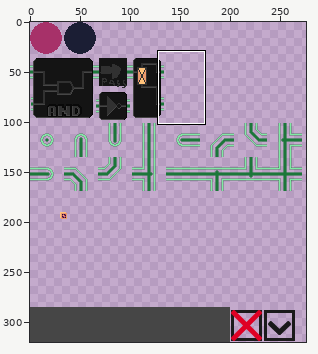
Edited in one commit: sprite sheet (assets/sprite_map.png). Above: a wide view before the commit, with the close-up outlined.
Close-up. As it was:
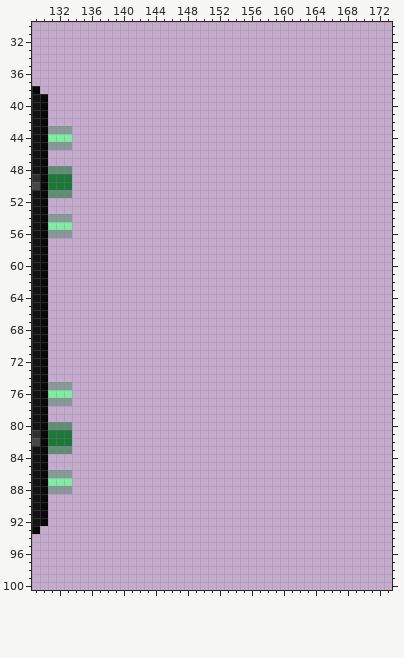
The file is 320x320 pixels. Pixels under 10% opacity are left out. Colours within 5 levels of each other are drawn and written as one. Shown: x 129..173, y 30..100. The wide view leaves out empty margins.
Now the later version:
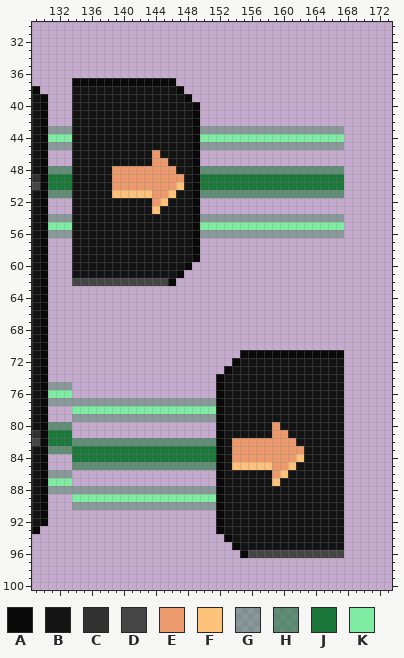
Palette (. is transparent): A #090909  B #141414  C #313131  D #464646  E #ec9a6d  F #ffc27a  G #1c773a5a  H #1c773a96  J #1c773a  K #7feba3
Change:
@@ x 129..173 @@
  36 .............................................
- 37 .............................................
- 38 A............................................
- 39 BA...........................................
- 40 BA...........................................
- 41 BA...........................................
- 42 BA...........................................
- 43 BAGGG........................................
- 44 BAKKK........................................
- 45 BAGGG........................................
- 46 BA...........................................
- 47 BA...........................................
- 48 BAHHH........................................
- 49 CAJJJ........................................
- 50 DAJJJ........................................
- 51 BAHHH........................................
- 52 BA...........................................
- 53 BA...........................................
- 54 BAGGG........................................
- 55 BAKKK........................................
- 56 BAGGG........................................
- 57 BA...........................................
- 58 BA...........................................
- 59 BA...........................................
- 60 BA...........................................
- 61 BA...........................................
- 62 BA...........................................
+ 37 .....AAAAAAAAAAAAA...........................
+ 38 A....BBBBBBBBBBBBBA..........................
+ 39 BA...BBBBBBBBBBBBBBA.........................
+ 40 BA...BBBBBBBBBBBBBBBA........................
+ 41 BA...BBBBBBBBBBBBBBBA........................
+ 42 BA...BBBBBBBBBBBBBBBA........................
+ 43 BAGGGBBBBBBBBBBBBBBBAGGGGGGGGGGGGGGGGGG......
+ 44 BAKKKBBBBBBBBBBBBBBBAKKKKKKKKKKKKKKKKKK......
+ 45 BAGGGBBBBBBBBBBBBBBBAGGGGGGGGGGGGGGGGGG......
+ 46 BA...BBBBBBBBBBEBBBBA........................
+ 47 BA...BBBBBBBBBBEEBBBA........................
+ 48 BAHHHBBBBBEEEEEEEEBBAHHHHHHHHHHHHHHHHHH......
+ 49 CAJJJBBBBBEEEEEEEEEBAJJJJJJJJJJJJJJJJJJ......
+ 50 DAJJJBBBBBEEEEEEEEFBAJJJJJJJJJJJJJJJJJJ......
+ 51 BAHHHBBBBBFFFFFEEFBBAHHHHHHHHHHHHHHHHHH......
+ 52 BA...BBBBBBBBBBEFBBBA........................
+ 53 BA...BBBBBBBBBBFBBBBA........................
+ 54 BAGGGBBBBBBBBBBBBBBBAGGGGGGGGGGGGGGGGGG......
+ 55 BAKKKBBBBBBBBBBBBBBBAKKKKKKKKKKKKKKKKKK......
+ 56 BAGGGBBBBBBBBBBBBBBBAGGGGGGGGGGGGGGGGGG......
+ 57 BA...BBBBBBBBBBBBBBBA........................
+ 58 BA...BBBBBBBBBBBBBBBA........................
+ 59 BA...BBBBBBBBBBBBBBBA........................
+ 60 BA...BBBBBBBBBBBBBBA.........................
+ 61 BA...BBBBBBBBBBBBBA..........................
+ 62 BA...DDDDDDDDDDDDA...........................
  63 BA...........................................
@@ x 129..173 @@
  70 BA...........................................
- 71 BA...........................................
- 72 BA...........................................
- 73 BA...........................................
- 74 BA...........................................
- 75 BAGGG........................................
- 76 BAKKK........................................
- 77 BAGGG........................................
- 78 BA...........................................
- 79 BA...........................................
- 80 BAHHH........................................
- 81 CAJJJ........................................
- 82 DAJJJ........................................
- 83 BAHHH........................................
- 84 BA...........................................
- 85 BA...........................................
- 86 BAGGG........................................
- 87 BAKKK........................................
- 88 BAGGG........................................
- 89 BA...........................................
- 90 BA...........................................
- 91 BA...........................................
- 92 BA...........................................
- 93 A............................................
- 94 .............................................
- 95 .............................................
- 96 .............................................
+ 71 BA........................AAAAAAAAAAAAA......
+ 72 BA.......................ABBBBBBBBBBBBB......
+ 73 BA......................ABBBBBBBBBBBBBB......
+ 74 BA.....................ABBBBBBBBBBBBBBB......
+ 75 BAGGG..................ABBBBBBBBBBBBBBB......
+ 76 BAKKK..................ABBBBBBBBBBBBBBB......
+ 77 BAGGGGGGGGGGGGGGGGGGGGGABBBBBBBBBBBBBBB......
+ 78 BA...KKKKKKKKKKKKKKKKKKABBBBBBBBBBBBBBB......
+ 79 BA...GGGGGGGGGGGGGGGGGGABBBBBBBBBBBBBBB......
+ 80 BAHHH..................ABBBBBBEBBBBBBBB......
+ 81 CAJJJ..................ABBBBBBEEBBBBBBB......
+ 82 DAJJJHHHHHHHHHHHHHHHHHHABEEEEEEEEBBBBBB......
+ 83 BAHHHJJJJJJJJJJJJJJJJJJABEEEEEEEEEBBBBB......
+ 84 BA...JJJJJJJJJJJJJJJJJJABEEEEEEEEFBBBBB......
+ 85 BA...HHHHHHHHHHHHHHHHHHABFFFFFEEFBBBBBB......
+ 86 BAGGG..................ABBBBBBEFBBBBBBB......
+ 87 BAKKK..................ABBBBBBFBBBBBBBB......
+ 88 BAGGGGGGGGGGGGGGGGGGGGGABBBBBBBBBBBBBBB......
+ 89 BA...KKKKKKKKKKKKKKKKKKABBBBBBBBBBBBBBB......
+ 90 BA...GGGGGGGGGGGGGGGGGGABBBBBBBBBBBBBBB......
+ 91 BA.....................ABBBBBBBBBBBBBBB......
+ 92 BA.....................ABBBBBBBBBBBBBBB......
+ 93 A......................ABBBBBBBBBBBBBBB......
+ 94 ........................ABBBBBBBBBBBBBB......
+ 95 .........................ABBBBBBBBBBBBB......
+ 96 ..........................ADDDDDDDDDDDD......
  97 .............................................
